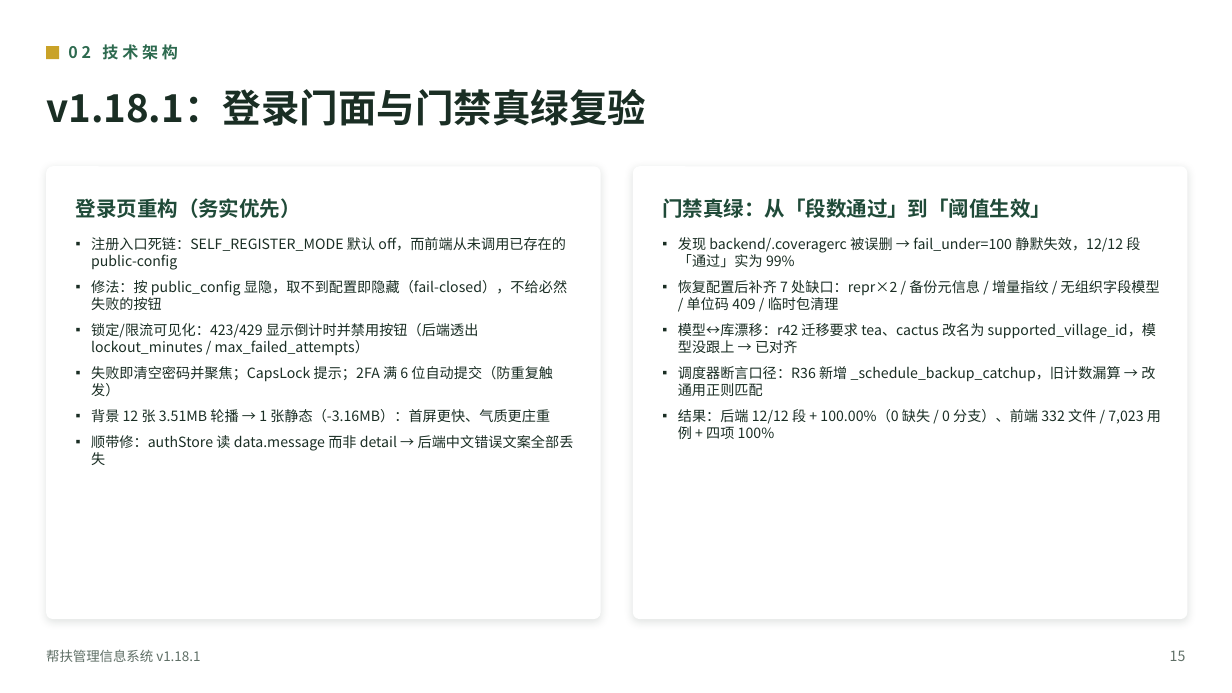
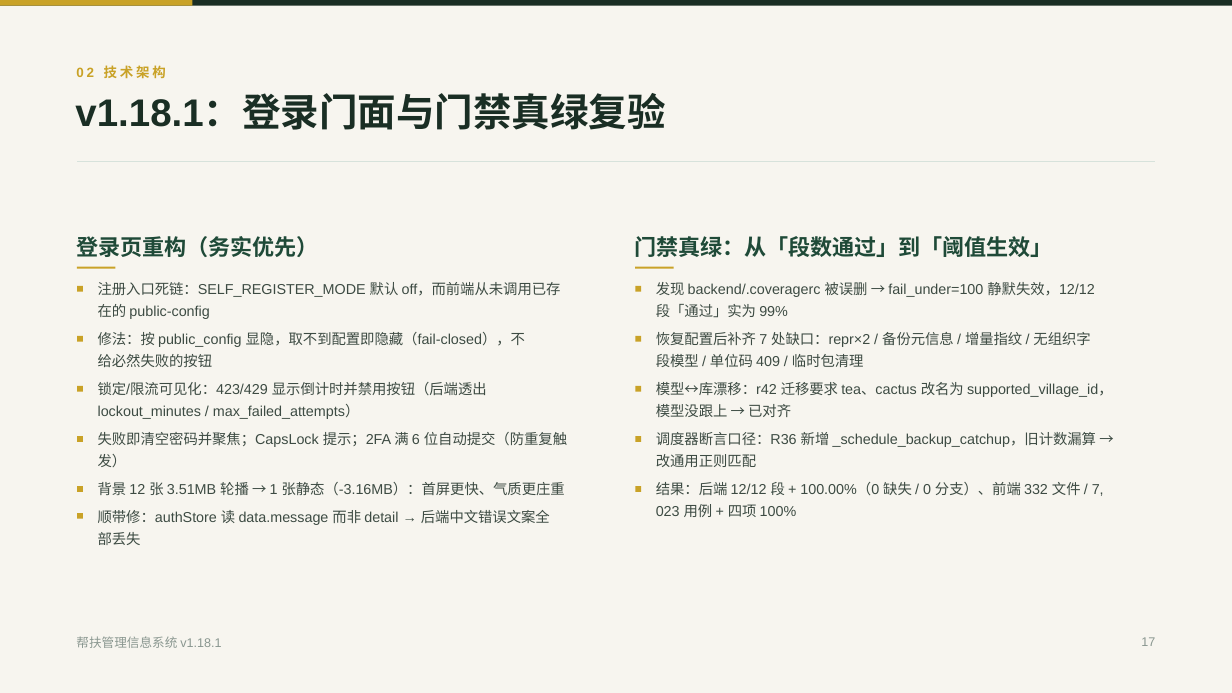
Before and after one commit to lzh745200/MRRS, a slide deck: slide 17 of docs/帮扶管理信息系统介绍.pptx. Drawn at 1232x693 pixels with LibreOffice and Linux fonts; fonts in the diff are those of the drawing. Boxes give left, top, right and bottom in pixels: in the first picture for what was removed or moved away, otherwise in the second. Text is boxed around its words. In the diff, an @@ line names an element or a change of style, - is before the commit and + after.

```diff
--- a/docs/帮扶管理信息系统介绍.pptx
+++ b/docs/帮扶管理信息系统介绍.pptx
@@ background #FFFFFF to #F7F5EF @@
@@ rectangle added at bbox=[0, 0, 1232, 6], fill #1A2E24 @@
@@ rectangle added at bbox=[0, 0, 192, 6], fill #C9A227 @@
@@ rectangle removed at bbox=[46, 46, 59, 59] @@
@@ text "v1.18.1：登录门面与门禁真绿复验": place and size @@
-text "v1.18.1：登录门面与门禁真绿复验" at bbox=[46, 89, 646, 126]
+text "v1.18.1：登录门面与门禁真绿复验" at bbox=[75, 96, 665, 130]
@@ text "v1.18.1：登录门面与门禁真绿复验" at bbox=[75, 96, 665, 130]: font Noto Sans CJK SC to Arial; vertical alignment middle to top @@
@@ text "02 技术架构": place and size @@
-text "02 技术架构" at bbox=[68, 44, 178, 60]
+text "02 技术架构" at bbox=[76, 65, 166, 79]
@@ text "02 技术架构" at bbox=[76, 65, 166, 79]: size 12.5 to 10.5 pt, font Noto Sans CJK SC to Arial, text colour #2D6A4F to #C9A227, letter spacing 3 to 2.2 pt; vertical alignment middle to top @@
@@ rounded rectangle removed at bbox=[46, 166, 601, 619] @@
@@ freeform shape added at bbox=[77, 162, 1155, 163], outline #D7E2DB 0.75 pt @@
@@ rounded rectangle removed at bbox=[633, 166, 1188, 619] @@
@@ text "登录页重构（务实优先）" at bbox=[76, 236, 318, 257]: size 16 to 17.2 pt, font Noto Sans CJK SC to Arial; vertical alignment middle to top @@
@@ text "登录页重构（务实优先）": place and size @@
-text "登录页重构（务实优先）" at bbox=[76, 198, 301, 218]
+text "登录页重构（务实优先）" at bbox=[76, 236, 318, 257]
@@ text removed at bbox=[91, 237, 574, 465] @@
-▪ 注册入口死链：SELF_REGISTER_MODE 默认 off，而前端从未调用已存在的 public-config
-▪ 修法：按 public_config 显隐，取不到配置即隐藏（fail-closed），不给必然失败的按钮
-▪ 锁定/限流可见化：423/429 显示倒计时并禁用按钮（后端透出 lockout_minutes / max_failed_attempts）
-▪ 失败即清空密码并聚焦；CapsLock 提示；2FA 满 6 位自动提交（防重复触发）
-▪ 背景 12 张 3.51MB 轮播 → 1 张静态（-3.16MB）：首屏更快、气质更庄重
-▪ 顺带修：authStore 读 data.message 而非 detail → 后端中文错误文案全部丢失
@@ text "门禁真绿：从「段数通过」到「阈值生效」": place and size @@
-text "门禁真绿：从「段数通过」到「阈值生效」" at bbox=[662, 198, 1051, 218]
+text "门禁真绿：从「段数通过」到「阈值生效」" at bbox=[634, 236, 1053, 257]
@@ text "门禁真绿：从「段数通过」到「阈值生效」" at bbox=[634, 236, 1053, 257]: size 16 to 17.2 pt, font Noto Sans CJK SC to Arial; vertical alignment middle to top @@
@@ text removed at bbox=[678, 237, 1161, 439] @@
-▪ 发现 backend/.coveragerc 被误删 → fail_under=100 静默失效，12/12 段「通过」实为 99%
-▪ 恢复配置后补齐 7 处缺口：repr×2 / 备份元信息 / 增量指纹 / 无组织字段模型 / 单位码 409 / 临时包清理
-▪ 模型↔库漂移：r42 迁移要求 tea、cactus 改名为 supported_village_id，模型没跟上 → 已对齐
-▪ 调度器断言口径：R36 新增 _schedule_backup_catchup，旧计数漏算 → 改通用正则匹配
-▪ 结果：后端 12/12 段 + 100.00%（0 缺失 / 0 分支）、前端 332 文件 / 7,023 用例 + 四项 100%
@@ group added at bbox=[77, 267, 1113, 545]: 21 texts, 13 rectangles @@
+注册入口死链：SELF_REGISTER_MODE 默认 off，而前端从未调用已存
+在的 public-config
+修法：按 public_config 显隐，取不到配置即隐藏（fail-closed），不
+给必然失败的按钮
+锁定/限流可见化：423/429 显示倒计时并禁用按钮（后端透出
+lockout_minutes / max_failed_attempts）
+失败即清空密码并聚焦；CapsLock 提示；2FA 满 6 位自动提交（防重复触
+发）
+背景 12 张 3.51MB 轮播 → 1 张静态（-3.16MB）：首屏更快、气质更庄重
+顺带修：authStore 读 data.message 而非 detail → 后端中文错误文案全
+部丢失
+发现 backend/.coveragerc 被误删 → fail_under=100 静默失效，12/12
+段「通过」实为 99%
+恢复配置后补齐 7 处缺口：repr×2 / 备份元信息 / 增量指纹 / 无组织字
+段模型 / 单位码 409 / 临时包清理
+模型↔库漂移：r42 迁移要求 tea、cactus 改名为 supported_village_id，
+模型没跟上 → 已对齐
+调度器断言口径：R36 新增 _schedule_backup_catchup，旧计数漏算 →
+改通用正则匹配
+结果：后端 12/12 段 + 100.00%（0 缺失 / 0 分支）、前端 332 文件 / 7,
+023 用例 + 四项 100%
@@ text "帮扶管理信息系统 v1.18.1": place and size @@
-text "帮扶管理信息系统 v1.18.1" at bbox=[46, 649, 200, 662]
+text "帮扶管理信息系统 v1.18.1" at bbox=[76, 636, 221, 648]
@@ text "帮扶管理信息系统 v1.18.1" at bbox=[76, 636, 221, 648]: size 10.5 to 9.8 pt, font Noto Sans CJK SC to Arial, text colour #5F6F66 to #8A9790; vertical alignment middle to top @@
@@ text added at bbox=[1141, 637, 1155, 646], 9.8 pt, text #8A9790 @@
+17
@@ text removed at bbox=[1170, 650, 1186, 661] @@
-15
```
Also in this commit, not shown: 54 other slides changed, 1 other file.
